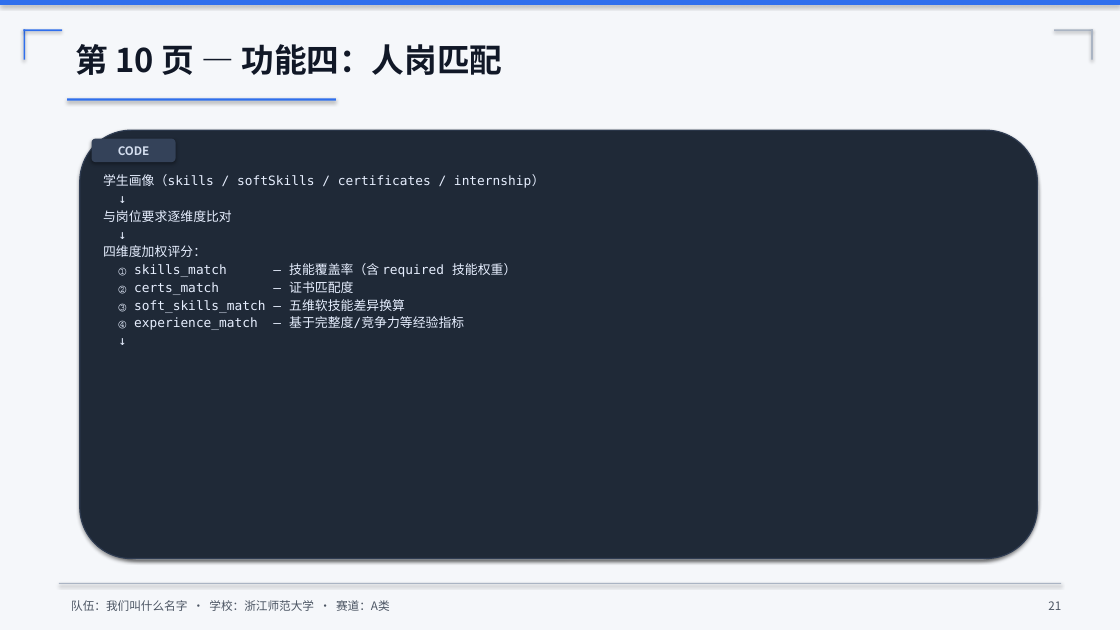
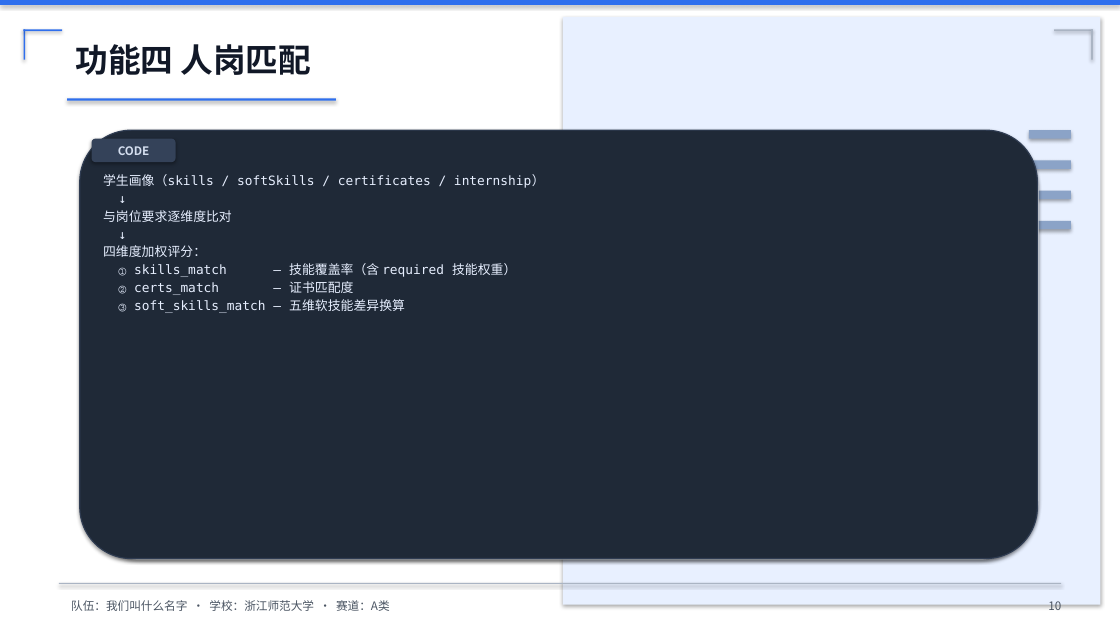
Before and after one commit to ltx-202432110105/quote, a slide deck: slide 11 of slides/competition.pptx (slide 22 before the commit). Drawn at 1120x630 pixels with LibreOffice and Linux fonts; fonts in the diff are those of the drawing. Boxes give left, top, right and bottom in pixels: in the first picture for what was removed or moved away, otherwise in the second. Text is boxed around its words. In the diff, an @@ line names an element or a change of style, - is before the commit and + after.

```diff
--- a/slides/competition.pptx
+++ b/slides/competition.pptx
@@ rectangle added at bbox=[0, 0, 1120, 630], fill #FFFFFF @@
@@ rectangle added at bbox=[563, 17, 1101, 605], fill #E8F0FF @@
@@ text at bbox=[75, 44, 312, 75]: text changed @@
-第 10 页 — 功能四：人岗匹配
+功能四 人岗匹配
@@ rectangle added at bbox=[1029, 130, 1071, 139], fill #8BA3C7 @@
@@ rectangle added at bbox=[1029, 160, 1071, 169], fill #8BA3C7 @@
@@ rectangle added at bbox=[1029, 191, 1071, 199], fill #8BA3C7 @@
@@ rectangle added at bbox=[1029, 221, 1071, 229], fill #8BA3C7 @@
@@ text at bbox=[119, 316, 464, 330]: paragraphs removed @@
-④ experience_match — 基于完整度/竞争力等经验指标
-↓
@@ text at bbox=[1048, 601, 1061, 610]: text changed @@
-21
+10
```
Also in this commit, not shown: 18 other slides changed, 1 slide added, 27 slides removed, 2 other files.
